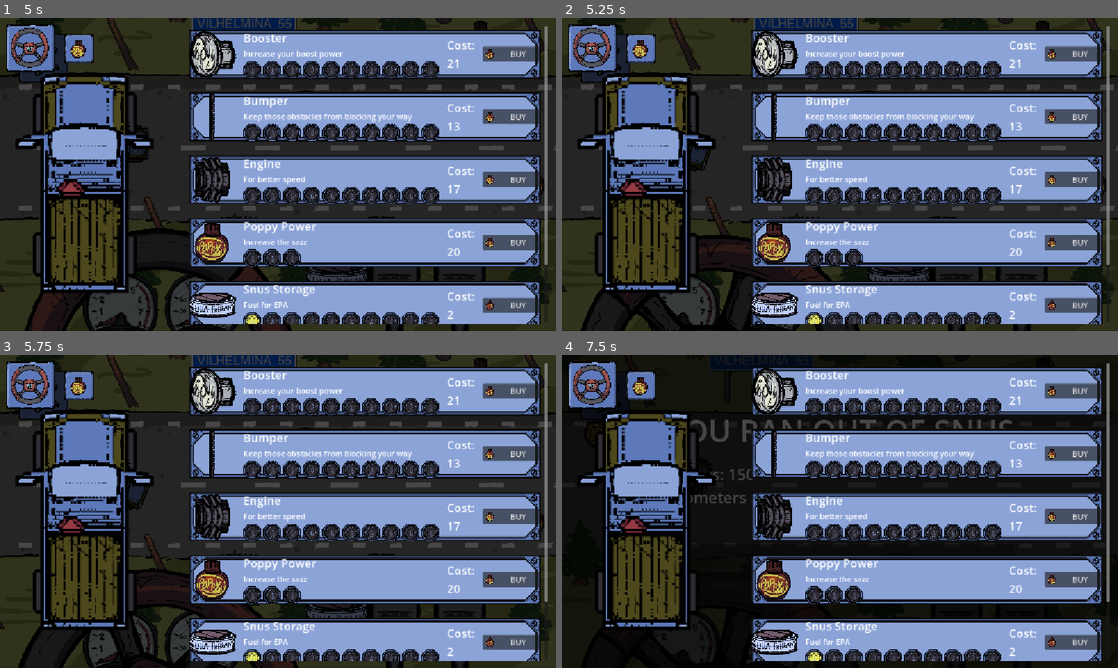
Above: before the commit, frames 1-4 (two rows, left to right).
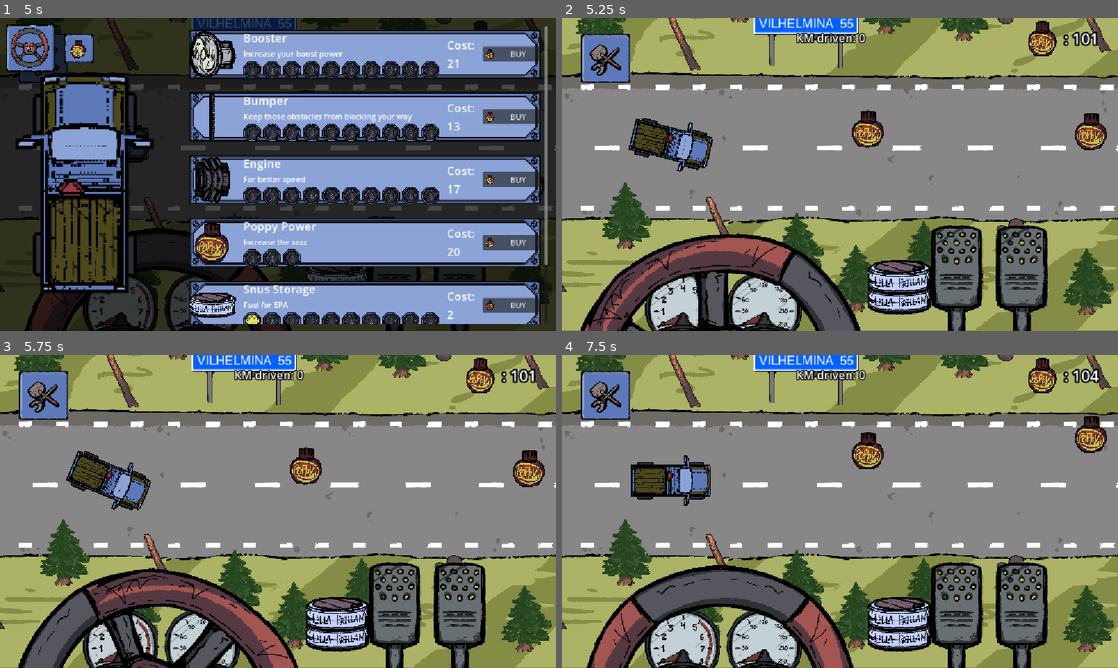
Above: after the commit, the same moments.

Repository: midenfors/project-epa
Game: Godot game, scene res://Scenes/UI/main_menu.tscn
Two runs of this game, one before a commit and one after it. Both use one fixed random seed, a clock stepped at 60 frames per second and the inputs below. The engine's default icon, where the game draws it, is replaced by a stand-in: a white triangle on a blue panel in a dark square.
Inputs (mouse positions are in pixels of both pictures, inside the frame that each line leads up to):
- Up to frame 1 (5 s): click "PLAY" at 0.5 s; click (44, 58) at 1.25 s; click (494, 287) at 2 s; click (428, 287) at 2.75 s; click "BUY" at 3.5 s; click (77, 49) at 4.25 s
- Up to frame 2 (5.25 s): tap Enter at 5 s; hold S (Turn Right) from 5.03 s (still down); tap R at 5.1 s
- Up to frame 3 (5.75 s): keep holding S (Turn Right)
- Up to frame 4 (7.5 s): release S (Turn Right) at 5.78 s; hold W (Turn Left) 5.78-6.53 s; tap Space (Boost) at 5.85 s; tap R at 6.05, 6.8, 7.35 s; hold S (Turn Right) 6.53-7.28 s; hold Shift (Break) 6.53-7.28 s; hold F (Upgrades) from 7.28 s (still down)

Frame 1 is identical in both runs. In frame 2, 96% of the frame differs, in the area x 0-100%, y 0-100%; in frame 3, 96%; in frame 4, 96%.

Commit message:
win screen control added

Diff:
--- a/Scenes/UI/hud.tscn
+++ b/Scenes/UI/hud.tscn
@@ -23,6 +23,8 @@
 [ext_resource type="PackedScene" uid="uid://jlu1jv40kyf0" path="res://Scenes/car.tscn" id="18_qff6j"]
 [ext_resource type="Theme" uid="uid://cxb3kvws7iov1" path="res://Resources/main-buttons.tres" id="19_e17ao"]
 [ext_resource type="Texture2D" uid="uid://c3do4pebinvxk" path="res://Assets/Art/Craft Icon.png" id="20_0hfmd"]
+[ext_resource type="Texture2D" uid="uid://bs674xu6mvg2d" path="res://Assets/Art/Final_Image.png" id="24_iiebs"]
+[ext_resource type="FontFile" uid="uid://dxg5qwusf6mwk" path="res://Assets/Fonts/Amatic_SC/AmaticSC-Bold.ttf" id="25_n5w8m"]
 
 [sub_resource type="Gradient" id="Gradient_7wqu8"]
 offsets = PackedFloat32Array(1)
@@ -179,6 +181,17 @@
 theme_override_constants/outline_size = 14
 theme_override_font_sizes/font_size = 32
 text = ": 999"
+
+[node name="UpgradeButton" type="Button" parent="Dashboard" unique_id=641129064]
+layout_mode = 1
+offset_left = 40.0
+offset_top = 34.0
+offset_right = 141.79716
+offset_bottom = 134.55371
+focus_mode = 0
+theme = ExtResource("19_e17ao")
+icon = ExtResource("20_0hfmd")
+expand_icon = true
 
 [node name="UpgradeMenu" type="Control" parent="Dashboard" unique_id=1791634231]
 visible = false
@@ -327,17 +340,6 @@
 icon = ExtResource("6_qdh5o")
 expand_icon = true
 
-[node name="UpgradeButton" type="Button" parent="Dashboard" unique_id=641129064]
-layout_mode = 1
-offset_left = 40.0
-offset_top = 34.0
-offset_right = 141.79716
-offset_bottom = 134.55371
-focus_mode = 0
-theme = ExtResource("19_e17ao")
-icon = ExtResource("20_0hfmd")
-expand_icon = true
-
 [node name="PauseScreen" type="Control" parent="." unique_id=1957676972]
 process_mode = 3
 visible = false
@@ -456,6 +458,53 @@
 theme_override_font_sizes/font_size = 64
 text = "Tow home"
 
+[node name="WinScreen" type="Control" parent="." unique_id=1757390665]
+process_mode = 3
+visible = false
+z_index = 4
+layout_mode = 1
+anchors_preset = 15
+anchor_right = 1.0
+anchor_bottom = 1.0
+grow_horizontal = 2
+grow_vertical = 2
+
+[node name="BG" type="TextureRect" parent="WinScreen" unique_id=1016210258]
+layout_mode = 1
+anchors_preset = 15
+anchor_right = 1.0
+anchor_bottom = 1.0
+grow_horizontal = 2
+grow_vertical = 2
+texture = ExtResource("24_iiebs")
+expand_mode = 1
+
+[node name="MarginContainer" type="MarginContainer" parent="WinScreen" unique_id=276656854]
+layout_mode = 1
+offset_right = 303.0
+offset_bottom = 182.0
+theme_override_constants/margin_left = 88
+theme_override_constants/margin_top = 113
+
+[node name="VBoxContainer" type="VBoxContainer" parent="WinScreen/MarginContainer" unique_id=435143335]
+layout_mode = 2
+alignment = 1
+
+[node name="Label" type="Label" parent="WinScreen/MarginContainer/VBoxContainer" unique_id=754180730]
+layout_mode = 2
+offset_transform_enabled = true
+offset_transform_position = Vector2(0, -50)
+theme_override_colors/font_outline_color = Color(0, 0, 0, 1)
+theme_override_constants/outline_size = 21
+theme_override_fonts/font = ExtResource("25_n5w8m")
+theme_override_font_sizes/font_size = 64
+text = "YOU MADE IT"
+
+[node name="MenuBtn" type="Button" parent="WinScreen/MarginContainer/VBoxContainer" unique_id=1855125437]
+layout_mode = 2
+theme_override_font_sizes/font_size = 64
+text = "MENU"
+
 [node name="VirtualJoystick" type="VirtualJoystick" parent="." unique_id=1704118310]
 layout_mode = 0
 offset_left = 305.0
@@ -468,10 +517,11 @@
 action_up = &""
 action_down = &""
 
+[connection signal="pressed" from="Dashboard/UpgradeButton" to="." method="_on_upgrade_button_pressed"]
 [connection signal="pressed" from="Dashboard/UpgradeMenu/CloseUpgrButton" to="." method="_on_close_upgr_button_pressed"]
 [connection signal="pressed" from="Dashboard/UpgradeMenu/CheatButton" to="." method="_on_cheat_button_pressed"]
-[connection signal="pressed" from="Dashboard/UpgradeButton" to="." method="_on_upgrade_button_pressed"]
 [connection signal="pressed" from="PauseScreen/MarginContainer/VBoxContainer/ResumeBtn" to="PauseScreen" method="_on_resume_btn_pressed"]
 [connection signal="pressed" from="PauseScreen/MarginContainer/VBoxContainer/MenuBtn" to="PauseScreen" method="_on_menu_btn_pressed"]
 [connection signal="pressed" from="PauseScreen/MarginContainer/VBoxContainer/QuitBtn" to="PauseScreen" method="_on_quit_btn_pressed"]
 [connection signal="pressed" from="EndScreen/MarginContainer/VBoxContainer/TowHomeBtn" to="EndScreen" method="_on_tow_home_btn_pressed"]
+[connection signal="pressed" from="WinScreen/MarginContainer/VBoxContainer/MenuBtn" to="." method="_on_menu_btn_pressed"]
--- a/Scripts/Autoloads/debug.gd
+++ b/Scripts/Autoloads/debug.gd
@@ -12,3 +12,6 @@
 		print(snus)
 	if Input.is_key_label_pressed(KEY_PLUS):
 		Global.poppys += 1
+
+	if Input.is_key_label_pressed(KEY_R):
+		get_tree().reload_current_scene()
--- a/Scripts/hud.gd
+++ b/Scripts/hud.gd
@@ -71,6 +71,11 @@
 	hide_upgrades()
 	$Dashboard/UpgradeButton.show()
 
-
 func _on_cheat_button_pressed() -> void:
 	Global.increase_poppy(50)
+
+func _on_menu_btn_pressed() -> void:
+	get_tree().change_scene_to_file("res://Scenes/UI/main_menu.tscn")
+
+func show_win_screen() -> void:
+	$WinScreen.show()
